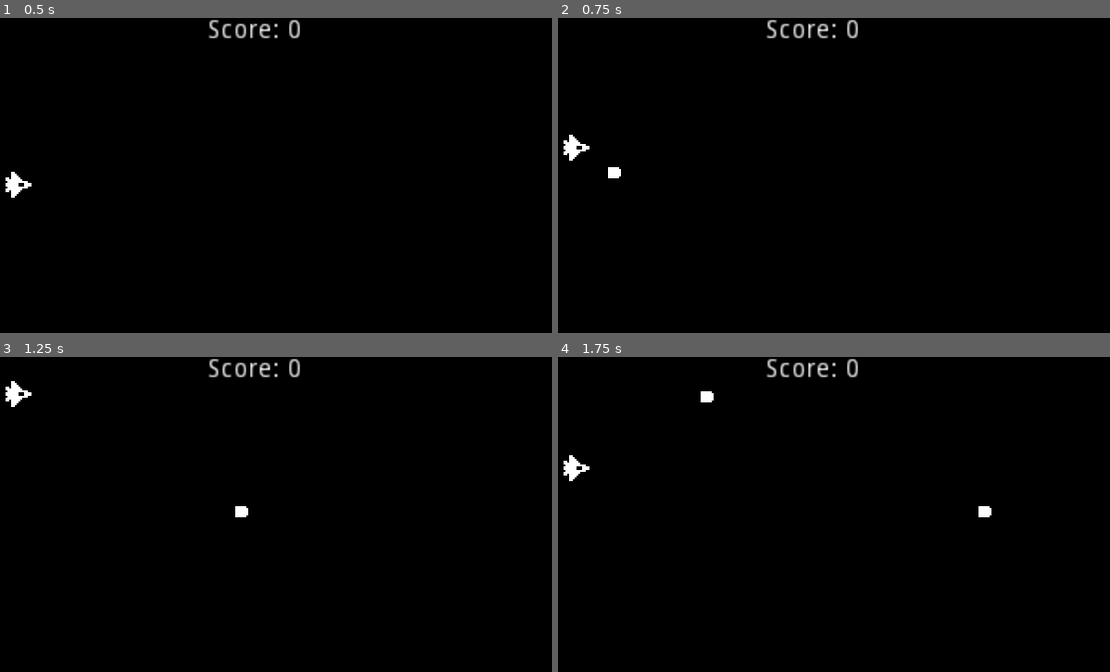
Above: before the commit, frames 1-4 (two rows, left to right).
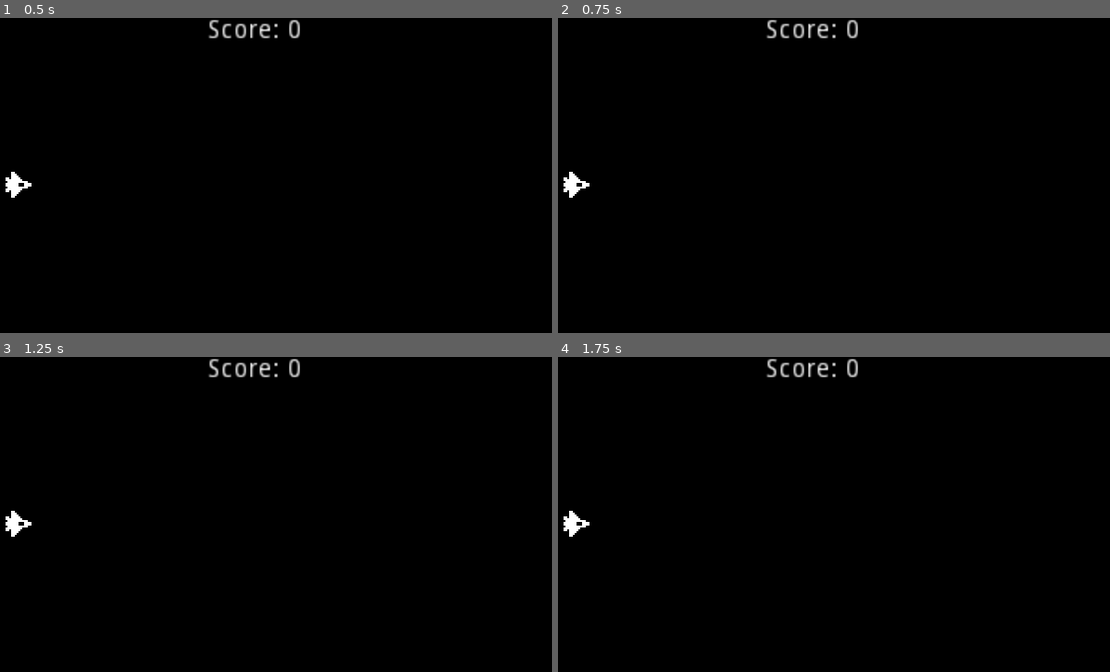
Above: after the commit, the same moments.

Repository: jackwkinsey/space-shooter-godot
Game: Godot game, scene res://Scenes/World.tscn
Same seed, same stepped clock (60 frames per second), same inputs: the game is played once before the commit and once after it.
Inputs:
- Up to frame 1 (0.5 s): no input
- Up to frame 2 (0.75 s): tap Enter at 0.5 s; hold Up (ui_up) from 0.53 s (still down); tap Z (fire_bullet) at 0.6 s
- Up to frame 3 (1.25 s): keep holding Up (ui_up)
- Up to frame 4 (1.75 s): release Up (ui_up) at 1.28 s; hold Down (ui_down) from 1.28 s (still down); tap Z (fire_bullet) at 1.35 s

Frame 1 is identical in both runs. In frame 2, 0.5% of the frame differs, in the area x 1-12%, y 37-58%; in frame 3, 0.5%; in frame 4, 0.5%, in the area x 1-79%, y 10-58%.
Error after the commit: Parse Error: Can't preload resource at path: res://Scenes/Bullet.tscn (res://Scripts/Ship.gd:3)

Commit message:
refactor: convert to Area2D & add audio node
Also adds a reference to Bullet.gd script to handle movement and hit
logic of the Bulet.

Diff:
--- a/Scenes/Bullet.tscn
+++ b/Scenes/Bullet.tscn
@@ -1,15 +1,16 @@
-[gd_scene load_steps=3 format=2]
+[gd_scene load_steps=5 format=2]
 
 [ext_resource path="res://Assets/Sprites/Bullet.png" type="Texture" id=1]
+[ext_resource path="res://Assets/Sounds/Laser.wav" type="AudioStream" id=2]
+[ext_resource path="res://Scripts/Bullet.gd" type="Script" id=3]
 
 [sub_resource type="RectangleShape2D" id=1]
 extents = Vector2( 4, 3 )
 
-[node name="Bullet" type="RigidBody2D"]
+[node name="Bullet" type="Area2D"]
+linear_damp = 0.0
 collision_mask = 2
-gravity_scale = 0.0
-linear_velocity = Vector2( 200, 0 )
-linear_damp = 0.0
+script = ExtResource( 3 )
 
 [node name="Sprite" type="Sprite" parent="."]
 texture = ExtResource( 1 )
@@ -20,4 +21,8 @@
 [node name="VisibilityNotifier2D" type="VisibilityNotifier2D" parent="."]
 position = Vector2( 0.5, 2.38419e-07 )
 scale = Vector2( 0.45, 0.4 )
+
+[node name="BulletSound" type="AudioStreamPlayer" parent="."]
+stream = ExtResource( 2 )
+[connection signal="area_entered" from="." to="." method="_on_Bullet_area_entered"]
 [connection signal="screen_exited" from="VisibilityNotifier2D" to="." method="queue_free"]
